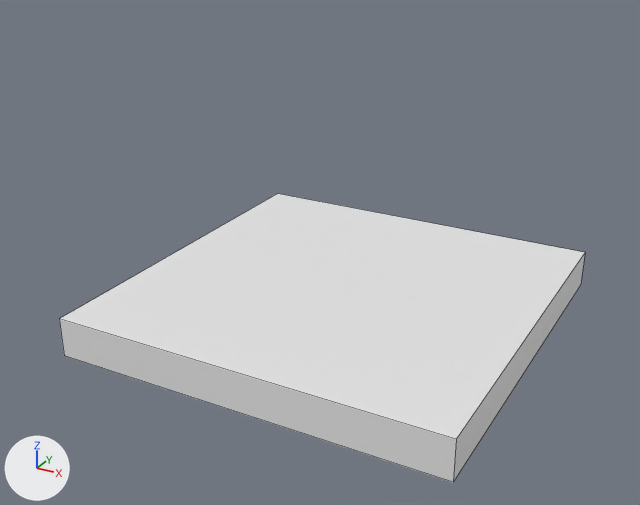
An edit to the Blender file RaylibFPS/blend files/Things.blend, drawn before and after from the same camera.
Camera for both pictures: a camera (50 mm lens) standing at (18.9, -36.8, 19.9) and looking at (-0.5, -1.5, 2.2). Arrows for +X, +Y and +Z are at lower left; the lights stay in place. Mesh edges are drawn as thin lines.
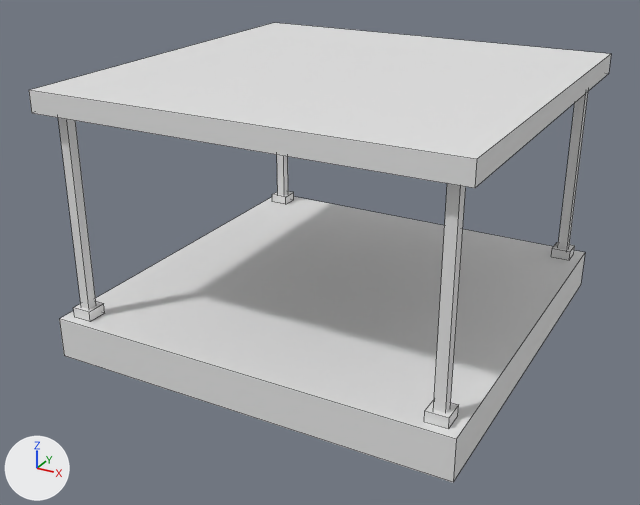
What the commit changed:
Material 'Material.001' (mat_material_001) is new.
Its base color is (0.8, 0.8, 0.8) (white #e7e7e7).
Mesh me_cube_006 is new.
It consists of a box spanning x -2.0..2.0, y -2.0..2.0, z -1.0..0.0; a box spanning x -2.0..2.0, y -74.0..-70.0, z -1.0..0.0; a box spanning x -74.0..-70.0, y -74.0..-70.0, z -1.0..0.0; a box spanning x -74.0..-70.0, y -2.0..2.0, z -1.0..0.0.
Mesh me_cube_005 is new.
It is a box spanning x -1.0..1.0, y -1.0..1.0, z -1.0..1.0.
It uses material mat_material_001 (white #e7e7e7).
Mesh me_cube_002 is new.
It consists of a box spanning x -1.0..1.0, y -1.0..1.0, z -1.0..1.0; a box spanning x -1.0..1.0, y -73.0..-71.0, z -1.0..1.0; a box spanning x -73.0..-71.0, y -73.0..-71.0, z -1.0..1.0; a box spanning x -73.0..-71.0, y -1.0..1.0, z -1.0..1.0.
Object 'Cube.003' (ob_cube_003) is new; it shows me_cube_006.
Its location is (-9.0, 9.0, 0.5).
Its rotation in degrees is (0, 0, 90).
Its scale is (0.25, 0.25, 0.5).
Object 'Cube.001' (ob_cube_001) is new; it shows me_cube_005.
Its location is (0.0, 0.0, 10.5).
Its scale is (10.0, 10.0, 0.5).
Object 'Cube.002' (ob_cube_002) is new; it shows me_cube_002.
Its location is (-9.0, 9.0, 5.0).
Its rotation in degrees is (0, 0, 90).
Its scale is (0.25, 0.25, 5.0).

Boxes (x1, y1, x2, y2) around the edits, measured in the pictures (640 x 505 px):
'Cube.001', added: after (29, 23, 611, 188)
'Cube.002', added: after (58, 91, 588, 413)
'Cube.003', added: after (73, 191, 575, 429)
